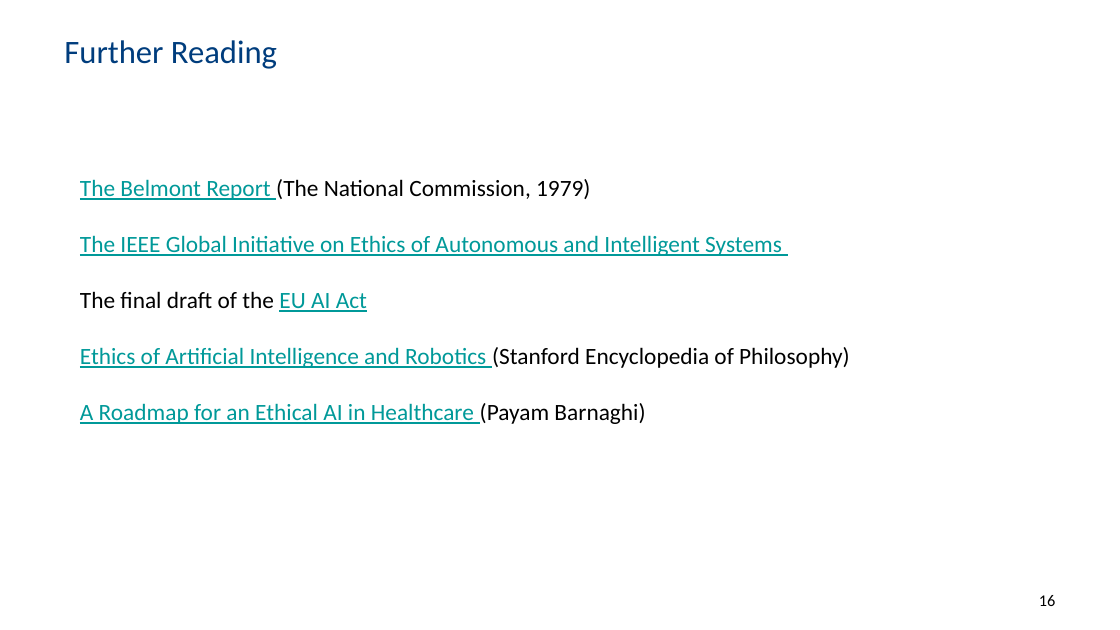
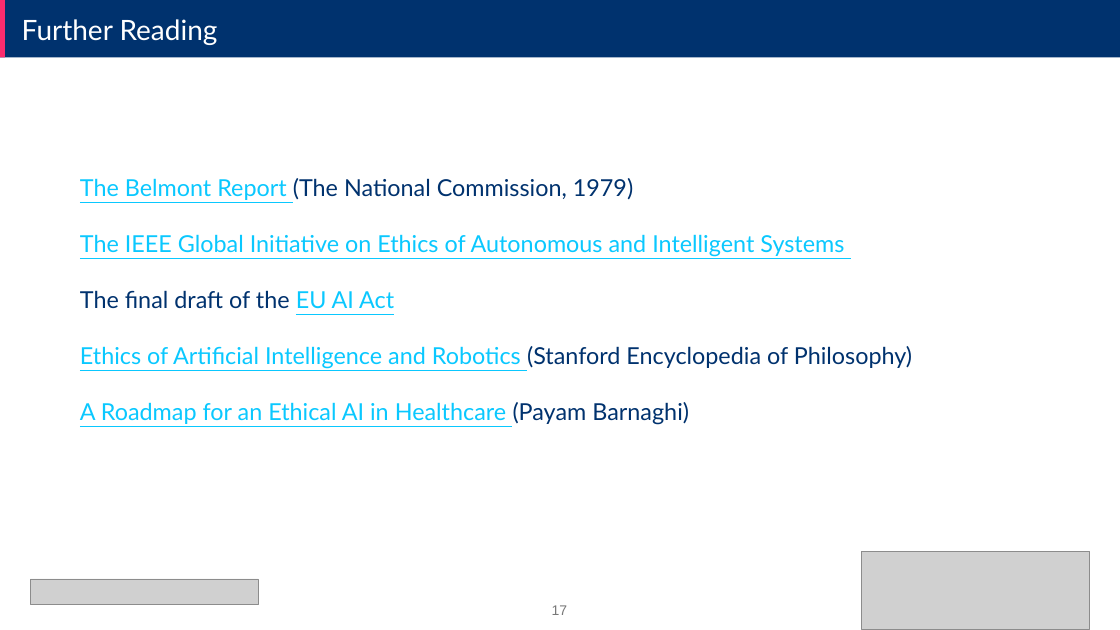
Before and after one commit to ML4NS/ml4ns.github.io, a slide deck: slide 17 of slides/Ethical AI - Principles and Practices/Ethical AI - Principles and Practices.pptx (slide 16 before the commit). Drawn at 1120x630 pixels with LibreOffice and Linux fonts; fonts in the diff are those of the drawing; grey boxes stand for pictures; background and template pictures are left out. Boxes give left, top, right and bottom in pixels: in the first picture for what was removed or moved away, otherwise in the second. Text is boxed around its words. In the diff, an @@ line names an element or a change of style, - is before the commit and + after.

```diff
--- a/slides/Ethical AI - Principles and Practices/Ethical AI - Principles and Practices.pptx
+++ b/slides/Ethical AI - Principles and Practices/Ethical AI - Principles and Practices.pptx
@@ rectangle added at (x1=0, y1=0, x2=1120, y2=57), fill #00326E @@
@@ rectangle added at (x1=0, y1=0, x2=5, y2=57), fill #FA2C6E @@
@@ text "Further Reading" moved from (x1=64, y1=40, x2=277, y2=69) to (x1=22, y1=19, x2=218, y2=45) @@
@@ text "Further Reading" at (x1=22, y1=19, x2=218, y2=45): size 28 to 24 pt, font Calibri to Lato, text colour #003D7D to #FFFFFF; vertical alignment middle to top @@
@@ text "The Belmont Report (The National ..." at (x1=80, y1=178, x2=912, y2=425): font Calibri to Lato; text colour #009999 to #0AC8FF in "The Belmont Report", "The IEEE Global Initiative on Ethics of ...", "EU AI Act", "Ethics of Artificial Intelligence and Robotics" and 1 more places; text colour #000000 to #00326E in "(The National Commission, 1979)", "The final draft of the", "(Stanford Encyclopedia of Philosophy)", "(Payam Barnaghi)" @@
@@ picture added at (x1=862, y1=551, x2=1090, y2=629) @@
@@ picture added at (x1=30, y1=579, x2=258, y2=604) @@
@@ page number removed at (x1=1039, y1=595, x2=1056, y2=606) @@
-16
@@ page number added at (x1=552, y1=605, x2=568, y2=615), 12 pt, text #797979 @@
+17
```
Also in this commit, not shown: 16 other slides changed, 2 slides added, 1 slide removed.
